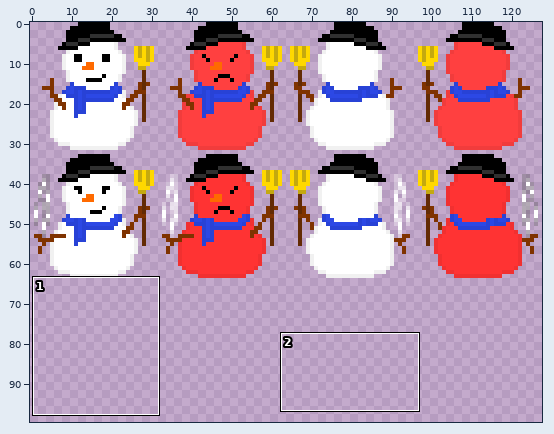
Sprite sheet, stored at img/snowman.png. The picture above shows the old version from afar; the outline marks the close-up.
Close-up. Before the edit:
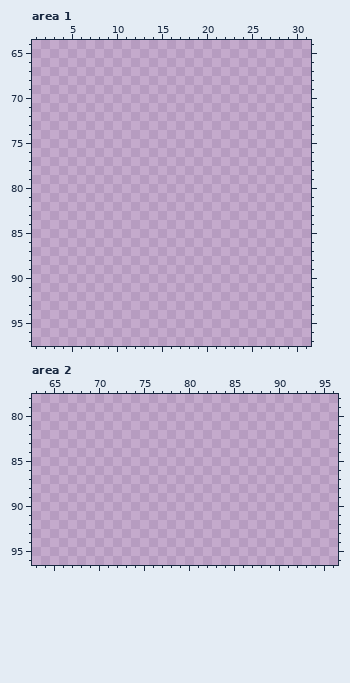
The file is 128x128 pixels. Colours within 5 levels of each other are drawn and written as one. Shown: area 1: x 1..31, y 64..97; area 2: x 63..96, y 78..96. The wide view leaves out empty margins. The commit also changed other parts of the picture, which this record leaves out.
The same view after the edit:
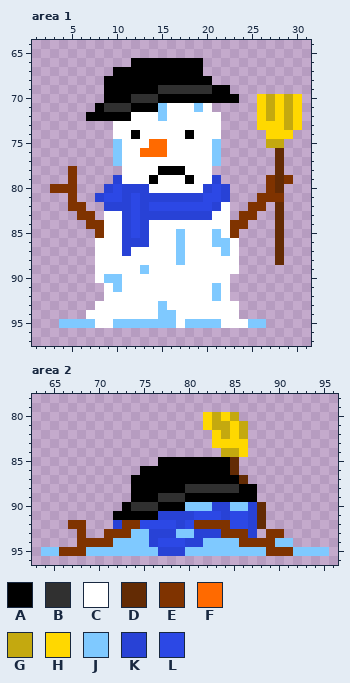
Palette (. is transparent): A #000000  B #303030  C #ffffff  D #632b04  E #7f3300  F #ff6a00  G #c4a90f  H #ffd800  J #7fc9ff  K #2842d6  L #2c48e5
Edits made:
Changed rows in their new state; - is an unchanged pixel.
Area 1:
first column x 3:
66 ---------AAAAAAAA-----------
67 -------AAAAAAAAAA-----------
68 ------AAAAAAAAAAAA----------
69 ------AAAAAABBBBBBAA--------
70 ------AAABBBAAAAAAAAA--HGHGH
71 -----ABBBAAAJCCCJC-----HGHGH
72 ----AAAAACCCJCCCCCC----HGHGH
73 -------CCCCCCCCCCCC----HHHGH
74 -------CCACCCCCACCC-----HHH-
75 -------JCCCFFCCCCCJ-----GG--
76 -------JCCFFFCCCCCJ------D--
77 -------JCCCCCCCCCCJ------D--
78 --E-----CCCCAAACCC-------D--
79 --E----KCCCACCCACCK-----EDE-
80 EEE---KLKKKCCCCCCKLK----ED--
81 --E--KLLKLKKKKKKKLLK---EEE--
82 --EE--KKKLKLLLLLLLKC--EE-D--
83 ---EE-CCKLKKKKKKKKCC-EE--D--
84 ----EECCKLKCCCCCCCCCEE---D--
85 -----ECCKLKCCCJCCCJCE----D--
86 -----CCCKKKCCCJCCCJJC----D--
87 -----CCCKCCCCCJCCCCJC----D--
88 -----CCCCCCCCCJCCCCCC----D--
89 -----CCCCCJCCCCCCCCCC-------
90 -----CJJCCCCCCCCCCCC--------
91 ------CJCCCCCCCCCCJC--------
92 ------CCCCCCCCCCCCJC--------
93 -----CCCCCCCJCCCCCCCC-------
94 ----CCCCCCCCJJCCCCCCC-------
95 -JJJJCCJJJJJJJCJJJJCCCJJ----
Area 2:
first column x 64:
80 ------------------HGHG----------
81 ------------------HGGHG---------
82 -------------------HGHG---------
83 -------------------HHHH---------
84 --------------------GGH---------
85 -------------AAAAAAAAD----------
86 -----------AAAAAAAAAAD----------
87 ----------AAAAAAAAAAAAD---------
88 ----------AAAAAABBBBBBAA--------
89 ----------AAABBBAAAAAAAA--------
90 ---------ABBBAAAJJJKKJJKD-------
91 --------AAAAAKKKKLLLKLLKD-------
92 ---EE---KEELLLLKLEEEELLKD-------
93 ----E--EEEJJKKKJJKKKEEEK-EE-----
94 ----EEEEJJJJKLLLKKJJJJEEEEJJ----
95 JJEEEJJJJJJJJKKKJJJJJJJJJEEEJJJJ
Where, in picture pixels (left, top, right, bottom), the same in both close-ups:
added: (50, 58, 302, 328)
added: (41, 412, 329, 556)
